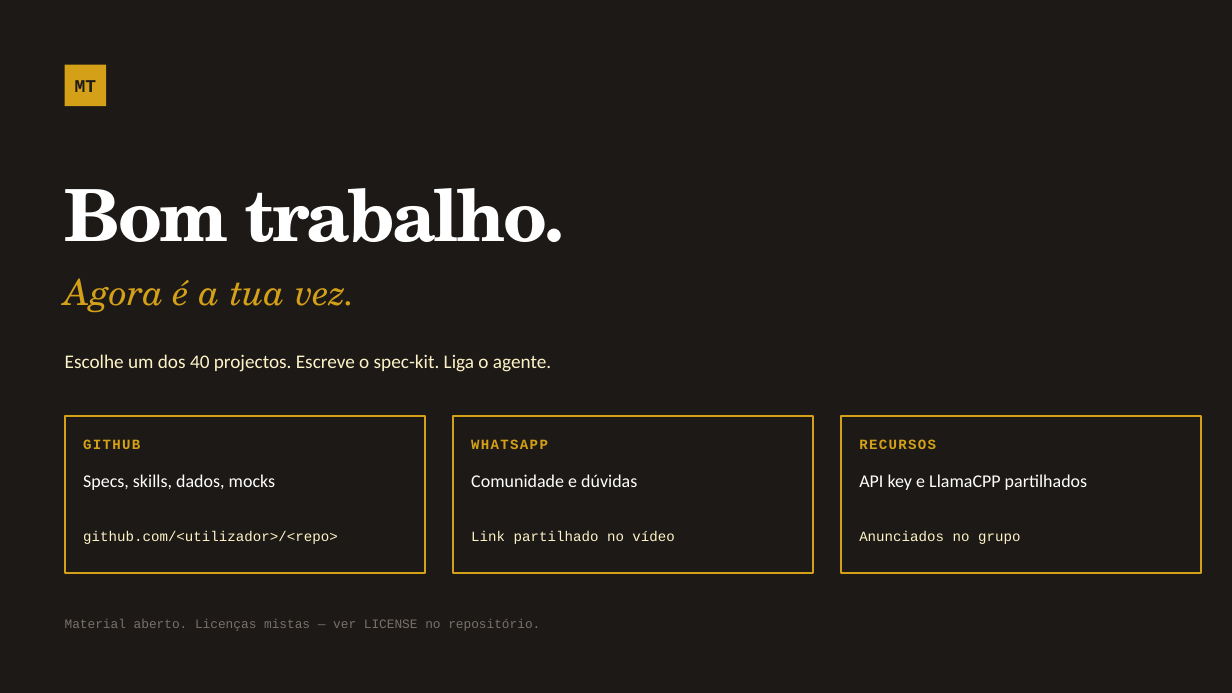
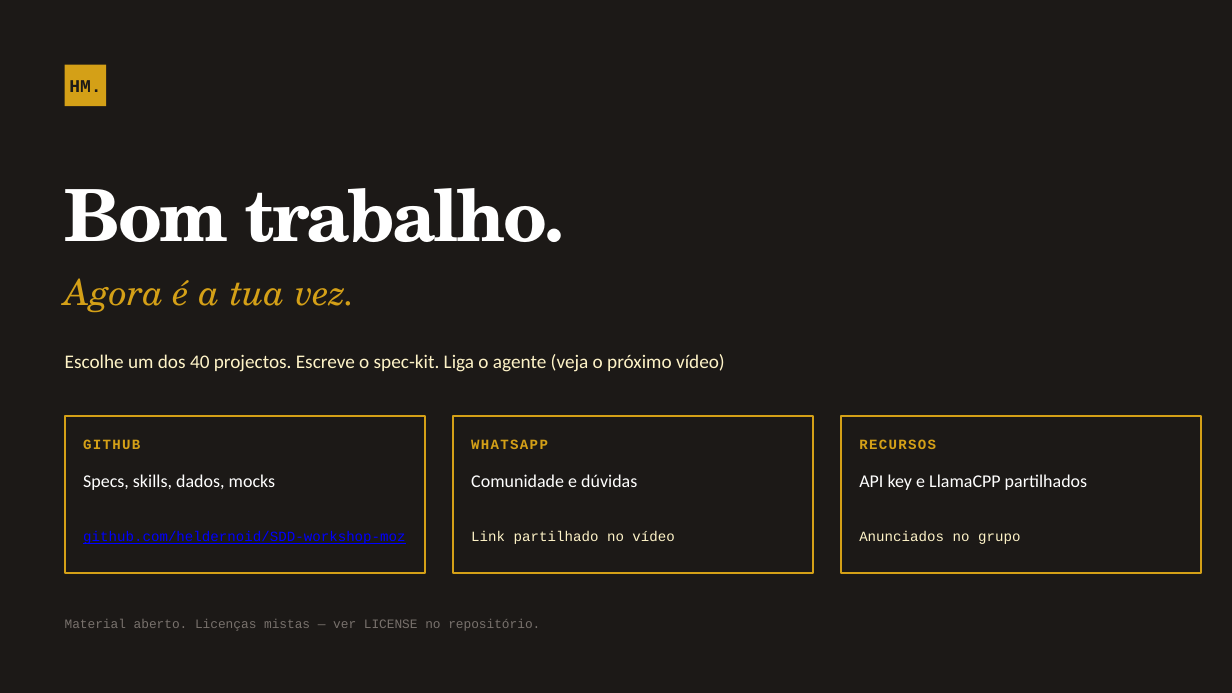
Before and after one commit to heldernoid/SDD-workshop-moz, a slide deck: slide 51 of workshop-spec-driven.pptx. Drawn at 1232x693 pixels with LibreOffice and Linux fonts; fonts in the diff are those of the drawing. Boxes give left, top, right and bottom in pixels: in the first picture for what was removed or moved away, otherwise in the second. Text is boxed around its words. In the diff, an @@ line names an element or a change of style, - is before the commit and + after.

```diff
--- a/workshop-spec-driven.pptx
+++ b/workshop-spec-driven.pptx
@@ text added at [69,80,101,92], 14 pt, text #1C1917, bold @@
+HM.
@@ text removed at [75,80,97,92] @@
-MT
@@ text at [65,354,725,372]: text changed @@
-Escolhe um dos 40 projectos. Escreve o spec-kit. Liga o agente.
+Escolhe um dos 40 projectos. Escreve o spec-kit. Liga o agente (veja o próximo vídeo)
@@ text at [83,531,406,544]: text changed; text colour #FEF3C7 to #0000FF @@
-github.com/<utilizador>/<repo>
+github.com/heldernoid/SDD-workshop-moz
```
Also in this commit, not shown: 50 other slides changed.
